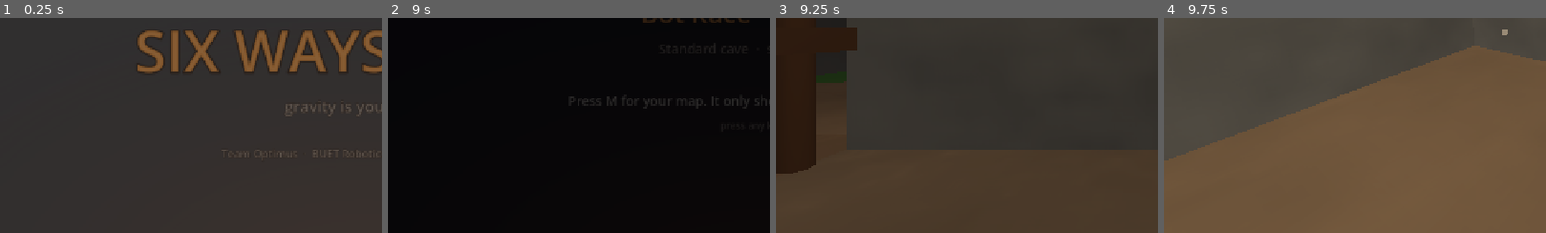
Above: before the commit, frames 1-4 (left to right).
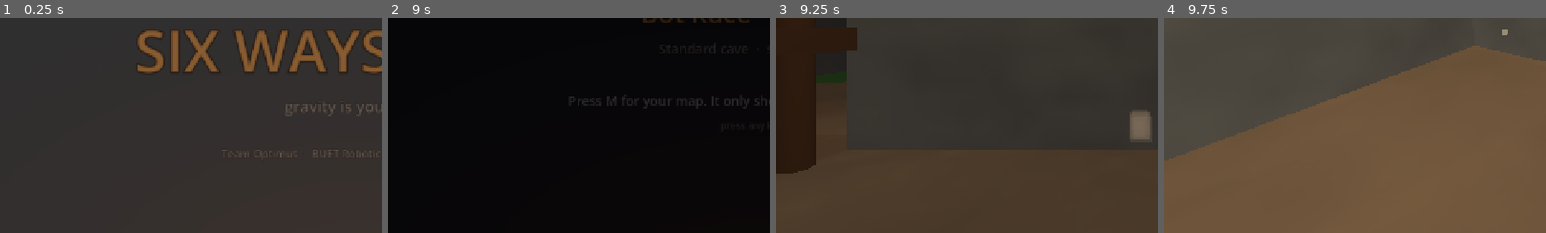
Above: after the commit, the same moments.

Repository: mdraihankabirsifat/Optimus
Game: Godot game, scene res://scenes/ui/splash.tscn
Two runs of this game, one before a commit and one after it. Both use one fixed random seed, a clock stepped at 60 frames per second and the inputs below.
Inputs (mouse positions are % of the whole screen's width and height, from its top left):
- Up to frame 1 (0.25 s): no input
- Up to frame 2 (9 s): tap Enter (skip_wait) at 0.5 s; move the mouse to (72, 45) at 0.52 s; hold D (move_right) 0.53-1.28 s; hold G (gravity_mod) 0.53-1.28 s; click (72, 45) at 0.67 s; tap Space (jump) at 0.77, 1.52, 4.52 s; move the mouse to (30, 55) at 1.27 s; hold S (move_back) 1.28-2.03 s; tap G (gravity_mod) at 1.35, 3.05, 4.55, 8.85 s; click (30, 55) at 1.42 s; move the mouse to (60, 28) at 2.02 s; hold D (move_right) 2.03-2.78 s; hold G (gravity_mod) 2.03-2.78 s; tap E (interact) at 2.1 s; click (60, 28) at 2.17 s; move the mouse to (45, 70) at 2.77 s; hold W (move_forward) 2.78-3.5 s; tap Tab (spectate_next) at 2.85 s; click (45, 70) at 2.92 s; click "Back" at 3.5 s; move the mouse to (80, 65) at 4.27 s; hold A (move_left) 4.28-5 s; hold Shift (sprint) 4.28-5 s; click (80, 65) at 4.42 s; tap M (toggle_map) at 4.9, 8.75 s; click "Easy" at 5 s; click "Easy" at 5.75 s; click "Normal" at 6.5 s; click "Normal" at 7.25 s; click "Start Race" at 8 s; move the mouse to (20, 35) at 8.77 s; hold A (move_left) from 8.78 s (still down); click (20, 35) at 8.92 s
- Up to frame 3 (9.25 s): keep holding A (move_left); tap Space (jump) at 9.02 s
- Up to frame 4 (9.75 s): move the mouse to (51, 50) at 9.52 s; release A (move_left) at 9.53 s; hold W (move_forward) from 9.53 s (still down); hold G (gravity_mod) from 9.53 s (still down)
The pictures show only the part of the screen within x 2-52%, y 47-97%; the shares and areas given below are measured in that part.

Frames 1-2 are identical in both runs. In frame 3, 0.7% of the frame differs, in the area x 92-98%, y 43-57%; in frame 4, nothing differs.

Commit message:
SHIP-002/005/006/008: web build verified in Chrome, trailer and store shots, shader prewarm
tests/trailer.gd records a 51 s trailer with Godot's movie writer and saves eight store
screenshots, including three racers on floor, wall and ceiling of one corridor.
tests/perf_probe.gd: Long cave, 4 bots, 120 fps vsync-capped, 104 draw calls, 65 MB.
The first dust puff after GO caused a 120 ms shader-compile hitch; effects are now drawn
once during the countdown. How to Play covers every hazard, mode and control.

Co-Authored-By: Claude Opus 5 <noreply@anthropic.com>

Diff:
--- a/scripts/gameplay/game_world.gd
+++ b/scripts/gameplay/game_world.gd
@@ -135,6 +135,20 @@
 	AudioManager.stop_music()
 	AudioManager.play_ambience()
 	match_controller.begin_countdown()
+	_prewarm_effects()
+
+
+## SHIP-008: GL Compatibility compiles a shader the first time something is drawn with it.
+## The first dust puff after GO used to cost a 120 ms hitch. Draw each effect once in view
+## during the countdown, when a stutter is invisible, instead.
+func _prewarm_effects() -> void:
+	await get_tree().process_frame
+	var up := _player.gravity.local_up()
+	var ahead := _player.global_position - _player.camera.global_basis.z * 2.0
+	Vfx.dust_puff(self, ahead, up, 0.3)
+	visited_cells[graph.spawn_cell] = true
+	_last_cell = graph.spawn_cell
+	_drop_breadcrumb()
 
 
 ## Bots spawn in a ring around the shared starting chamber so nobody begins inside
--- /dev/null
+++ b/tests/perf_probe.gd
@@ -0,0 +1,49 @@
+extends Node
+## SHIP-008: frame time, draw calls and object counts on the heaviest setup (Long cave,
+## four bots). Run windowed: godot res://tests/perf_probe.tscn -- size=2 bots=4
+## An M4 hides problems, so read the draw-call and object numbers, not just the FPS.
+
+func _ready() -> void:
+	var t0 := Time.get_ticks_usec()
+	await get_tree().process_frame
+	var size := 2
+	var bots := 4
+	for arg in OS.get_cmdline_user_args():
+		if arg.begins_with("size="):
+			size = int(arg.trim_prefix("size="))
+		if arg.begins_with("bots="):
+			bots = int(arg.trim_prefix("bots="))
+	GameState.cave_size = size
+	GameState.prepare_match(4242, bots)
+	var gen_start := Time.get_ticks_usec()
+	var world: Node3D = load("res://scenes/game/game_world.tscn").instantiate()
+	get_tree().root.add_child(world)
+	get_tree().current_scene = world
+	print("world build: %.0f ms" % ((Time.get_ticks_usec() - gen_start) / 1000.0))
+	print("startup to world: %.0f ms (audio synthesis happens in autoloads before this)" % ((Time.get_ticks_usec() - t0) / 1000.0))
+	await get_tree().create_timer(0.2).timeout
+	var frames := 0
+	var worst := 0.0
+	var total := 0.0
+	var last := Time.get_ticks_usec()
+	var end := Time.get_ticks_msec() + 30000
+	while Time.get_ticks_msec() < end:
+		await get_tree().process_frame
+		var now := Time.get_ticks_usec()
+		var dt := (now - last) / 1000.0
+		last = now
+		frames += 1
+		total += dt
+		if dt > 25.0:
+			print("  hitch %.0f ms at race time %.2f" % [dt, world.match_controller.elapsed])
+		worst = maxf(worst, dt)
+	print("frames %d  avg %.2f ms  worst %.2f ms  fps %.0f" % [frames, total / frames, worst, 1000.0 * frames / total])
+	print("draw calls %d  objects %d  primitives %d" % [
+		Performance.get_monitor(Performance.RENDER_TOTAL_DRAW_CALLS_IN_FRAME),
+		Performance.get_monitor(Performance.RENDER_TOTAL_OBJECTS_IN_FRAME),
+		Performance.get_monitor(Performance.RENDER_TOTAL_PRIMITIVES_IN_FRAME)])
+	print("nodes %d  physics bodies %d  static mem %.0f MB" % [
+		Performance.get_monitor(Performance.OBJECT_NODE_COUNT),
+		Performance.get_monitor(Performance.PHYSICS_3D_ACTIVE_OBJECTS),
+		Performance.get_monitor(Performance.MEMORY_STATIC) / 1048576.0])
+	get_tree().quit()
--- /dev/null
+++ b/tests/perf_probe.tscn
@@ -0,0 +1,6 @@
+[gd_scene load_steps=2 format=3]
+
+[ext_resource type="Script" path="res://tests/perf_probe.gd" id="1_tm"]
+
+[node name="TestMatch" type="Node"]
+script = ExtResource("1_tm")
--- /dev/null
+++ b/tests/trailer.gd
@@ -0,0 +1,269 @@
+extends Node
+## SHIP-005 / SHIP-006: a scripted gameplay trailer and store screenshots.
+##
+## Record the video (Godot's movie writer runs on a fixed clock, so this is frame-exact):
+##   godot --write-movie builds/trailer/trailer.avi --fixed-fps 30 res://tests/trailer.tscn
+## Screenshots are written to builds/trailer/*.png on the way through.
+
+const SEED := 4242
+const OUT := "res://builds/trailer"
+
+var world: Node3D
+var cam: Camera3D
+var caption: Label
+var card: ColorRect
+var card_title: Label
+var card_sub: Label
+var logo: Control
+var _follow: Node3D
+var _follow_offset := Vector3.ZERO
+
+
+func _ready() -> void:
+	DirAccess.make_dir_recursive_absolute(OUT)
+	SettingsManager.camera_effects = true
+	GameState.cave_size = 1
+	GameState.bot_skill = 2
+	GameState.prepare_match(SEED, 4)
+	world = load("res://scenes/game/game_world.tscn").instantiate()
+	get_tree().root.add_child.call_deferred(world)
+	await get_tree().process_frame
+	await get_tree().process_frame
+	get_tree().current_scene = world
+	_build_overlay()
+	cam = Camera3D.new()
+	cam.fov = 70.0
+	world.add_child(cam)
+	world.hud.visible = false
+
+	# --- 0: title card while the countdown runs underneath
+	_card(true, AppConfig.GAME_TITLE, "a race where gravity is yours alone")
+	await _wait(4.2)
+	_card(false)
+
+	# --- 1: chase a bot through the cave
+	var bots: Array = world.bots
+	_chase(bots[0])
+	_caption("Race bots through a cave none of you has seen.")
+	await _wait(6.0)
+	_shot("store_1_chase")
+	_chase(bots[2])
+	_caption("They only know what they have explored. So do you.")
+	await _wait(5.0)
+
+	# --- 2: three racers, three floors, one corridor
+	_follow = null
+	var stage := _three_surfaces(bots)
+	_caption("Gravity is personal. Floor, wall, ceiling -- same corridor, each one upright.")
+	var t := 0.0
+	while t < 7.0:
+		var a := t / 7.0
+		# From the far end of the corridor, drifting in: floor, wall and ceiling all in frame.
+		cam.global_position = stage["centre"] - stage["axis"] * (7.5 - 2.0 * a) - stage["side"] * 1.2 + Vector3(0, -0.4, 0)
+		cam.look_at(stage["centre"] + stage["side"] * 0.6, Vector3.UP)
+		if absf(t - 3.5) < 0.02:
+			_shot("store_2_three_surfaces")
+		t += await _step()
+	for b in bots:
+		(b as PlayerController).get_node("BotController").set_physics_process(true)
+
+	# --- 3: first person, the flip
+	var player: PlayerController = get_tree().get_first_node_in_group("local_player")
+	player.camera.make_current()
+	world.hud.visible = true
+	_caption("Hold G. The HUD shows where each key will send you.")
+	player.head.rotation.x = -0.1
+	Input.action_press("gravity_mod")
+	await _wait(2.4)
+	_shot("store_3_gravity_preview")
+	Input.action_release("gravity_mod")
+	world.hud.visible = false
+	# The flip, seen from outside: a bot on the floor turns the ceiling into its floor.
+	var flipper := bots[3] as PlayerController
+	flipper.get_node("BotController").set_physics_process(false)
+	flipper.move_input = Vector2.ZERO
+	flipper.global_position = stage["centre"] + Vector3(0, -2.6, 0)
+	flipper.velocity = Vector3.ZERO
+	flipper.gravity.charges = 5
+	cam.make_current()
+	cam.global_position = stage["centre"] - stage["axis"] * 5.5 + stage["side"] * 2.0
+	cam.look_at(stage["centre"], Vector3.UP)
+	_caption("G + Space: the ceiling becomes your floor. Five Moves. Spend them anywhere.")
+	await _wait(1.0)
+	flipper.gravity.request_inversion()
+	await _wait(0.3)
+	_shot("store_4_the_flip")
+	await _wait(2.4)
+	flipper.get_node("BotController").set_physics_process(true)
+
+	# --- 4: hazards montage
+	for kind in ["fire", "piston", "spider"]:
+		var target := _find_hazard(kind)
+		if target == null:
+			continue
+		cam.make_current()
+		_follow = null
+		var text: String = {"fire": "Fire burns the floor -- walk the wall past it.",
+			"piston": "Pistons slam on a beat.",
+			"spider": "Spiders own the floor. Not the ceiling."}[kind]
+		_caption(text)
+		var base: Vector3 = target.global_position
+		var d := 0.0
+		while d < 3.2:
+			var ang := 0.6 + d * 0.25
+			cam.global_position = base + Vector3(cos(ang) * 4.5, 1.0 if kind != "piston" else -1.5, sin(ang) * 4.5)
+			cam.look_at(base + Vector3(0, -1.5 if kind == "piston" else 0.3, 0), Vector3.UP)
+			d += await _step()
+		_shot("store_5_%s" % kind)
+
+	# --- 5: DOF
+	player.camera.make_current()
+	world.hud.visible = true
+	# Stage an explored neighbourhood so the map has something to show.
+	var near: Dictionary = world.graph.distances_from(world.graph.spawn_cell)
+	for c: Vector3i in near:
+		if int(near[c]) <= 5 and c.y == world.graph.spawn_cell.y:
+			world.visited_cells[c] = true
+	player.global_position = CaveBuilder.floor_position(world.graph.spawn_cell) + Vector3(0, 0.3, 0)
+	_caption("DOF: the degrees of freedom around you, counted live from the real cave.")
+	await _wait(4.0)
+	world.hud.toggle_map()
+	_caption("Your map only knows where you have been. The exit is never on it.")
+	await _wait(3.0)
+	_shot("store_6_hud_map")
+	world.hud.toggle_map()
+	world.hud.visible = false
+
+	# --- 6: the finish
+	cam.make_current()
+	var finish := CaveBuilder.cell_to_world(world.graph.finish_cell)
+	_caption("First to the amber pillar wins.")
+	var f := 0.0
+	while f < 5.0:
+		cam.global_position = finish + Vector3(cos(f * 0.4) * 3.4, -1.4 + f * 0.12, sin(f * 0.4) * 3.4)
+		cam.look_at(finish + Vector3(0, -2.0, 0), Vector3.UP)
+		f += await _step()
+	_shot("store_7_finish")
+
+	# --- 7: end card
+	_caption("")
+	_card(true, AppConfig.GAME_TITLE, "%s  ·  BUET Robotics Society GameJam 2026  ·  Theme: Degree of Freedom" % AppConfig.TEAM_NAME)
+	await _wait(4.0)
+	get_tree().quit()
+
+
+## Freeze three bots in one straight corridor: one on the floor, one on a wall, one on the
+## ceiling. Returns the corridor centre and axes for the camera move.
+func _three_surfaces(bots: Array) -> Dictionary:
+	var g: CaveGraph = world.graph
+	var cell := g.spine[3]
+	var axis_index := -1
+	for c: Vector3i in g.sorted_cells():
+		var ax := g.straight_axis(c)
+		if ax != -1 and not g.features_at(c).any(func(fe: Dictionary) -> bool: return fe["kind"] in ["piston", "spider", "wind"]):
+			var fire := false
+			for h: Dictionary in g.hazards:
+				fire = fire or h["cell"] == c
+			if not fire:
+				cell = c
+				axis_index = ax
+				break
+	var centre := CaveBuilder.cell_to_world(cell)
+	var axis := Vector3(CaveGraph.DIRS[maxi(axis_index, 0)])
+	var side := Vector3.UP.cross(axis).normalized()
+	var dirs := [Vector3.DOWN, side, Vector3.UP]
+	for i in 3:
+		var b := bots[i] as PlayerController
+		b.get_node("BotController").set_physics_process(false)
+		b.move_input = Vector2.ZERO
+		b.global_position = centre + dirs[i] * 2.8 + axis * (float(i) - 1.0) * 1.6
+		b.velocity = Vector3.ZERO
+		b.gravity.charges = 5
+		if i == 1:
+			b.gravity.request_shift(side)
+		elif i == 2:
+			b.gravity.request_inversion()
+	return {"centre": centre, "axis": axis, "side": side}
+
+
+func _find_hazard(kind: String) -> Node3D:
+	for n in get_tree().get_nodes_in_group("hazards"):
+		if kind == "fire" and n is FireHazard:
+			return n
+		if kind == "piston" and n is PistonHazard:
+			return n
+		if kind == "spider" and n is SpiderEnemy:
+			return n
+	return null
+
+
+func _chase(target: Node3D) -> void:
+	_follow = target
+	cam.make_current()
+
+
+func _process(delta: float) -> void:
+	if _follow == null or cam == null:
+		return
+	var racer := _follow as PlayerController
+	var up := racer.gravity.local_up()
+	var v := racer.velocity - up * racer.velocity.dot(up)
+	var fwd := v.normalized() if v.length() > 1.0 else -racer.global_basis.z
+	var want := racer.global_position + up * 2.0 - fwd * 4.2
+	cam.global_position = cam.global_position.lerp(want, 1.0 - exp(-5.0 * delta))
+	cam.look_at(racer.global_position + up * 0.5 + fwd * 1.5, up)
+
+
+func _build_overlay() -> void:
+	var layer := CanvasLayer.new()
+	layer.layer = 50
+	add_child(layer)
+	var root := Control.new()
+	root.set_anchors_preset(Control.PRESET_FULL_RECT)
+	root.theme = UiKit.theme()
+	root.mouse_filter = Control.MOUSE_FILTER_IGNORE
+	layer.add_child(root)
+	caption = UiKit.label("", 30)
+	caption.add_theme_color_override("font_outline_color", Color(0, 0, 0, 0.9))
+	caption.add_theme_constant_override("outline_size", 10)
+	caption.horizontal_alignment = HORIZONTAL_ALIGNMENT_CENTER
+	caption.set_anchors_and_offsets_preset(Control.PRESET_BOTTOM_WIDE)
+	caption.offset_top = -120
+	caption.offset_bottom = -60
+	root.add_child(caption)
+	card = ColorRect.new()
+	card.color = UiKit.BG
+	card.set_anchors_preset(Control.PRESET_FULL_RECT)
+	root.add_child(card)
+	var col := UiKit.centre_column(card, 16)
+	logo = UiKit.logo(180.0)
+	col.add_child(logo)
+	card_title = UiKit.title("", 104)
+	col.add_child(card_title)
+	card_sub = UiKit.title("", 26, UiKit.TEXT_DIM)
+	col.add_child(card_sub)
+
+
+func _card(on: bool, title: String = "", sub: String = "") -> void:
+	card.visible = on
+	card_title.text = title
+	card_sub.text = sub
+
+
+func _caption(text: String) -> void:
+	caption.text = text
+
+
+func _step() -> float:
+	await get_tree().process_frame
+	return get_process_delta_time()
+
+
+func _wait(seconds: float) -> void:
+	await get_tree().create_timer(seconds).timeout
+	Input.mouse_mode = Input.MOUSE_MODE_VISIBLE
+
+
+func _shot(shot_name: String) -> void:
+	get_viewport().get_texture().get_image().save_png("%s/%s.png" % [OUT, shot_name])
+	print("saved ", shot_name)
--- /dev/null
+++ b/tests/trailer.tscn
@@ -0,0 +1,6 @@
+[gd_scene load_steps=2 format=3]
+
+[ext_resource type="Script" path="res://tests/trailer.gd" id="1_tm"]
+
+[node name="TestMatch" type="Node"]
+script = ExtResource("1_tm")
Not shown, added: tests/perf_probe.gd.uid
Not shown, added: tests/trailer.gd.uid
